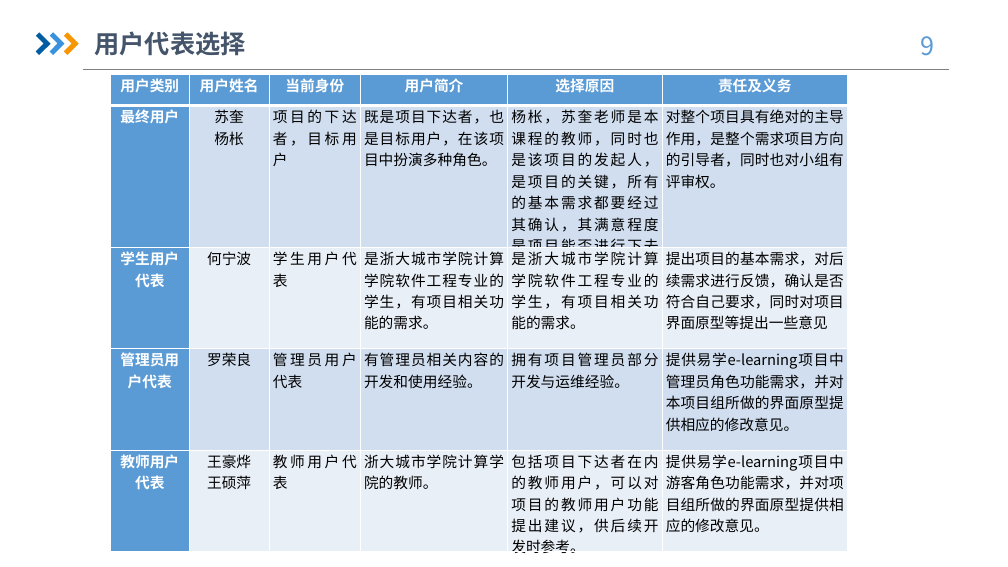
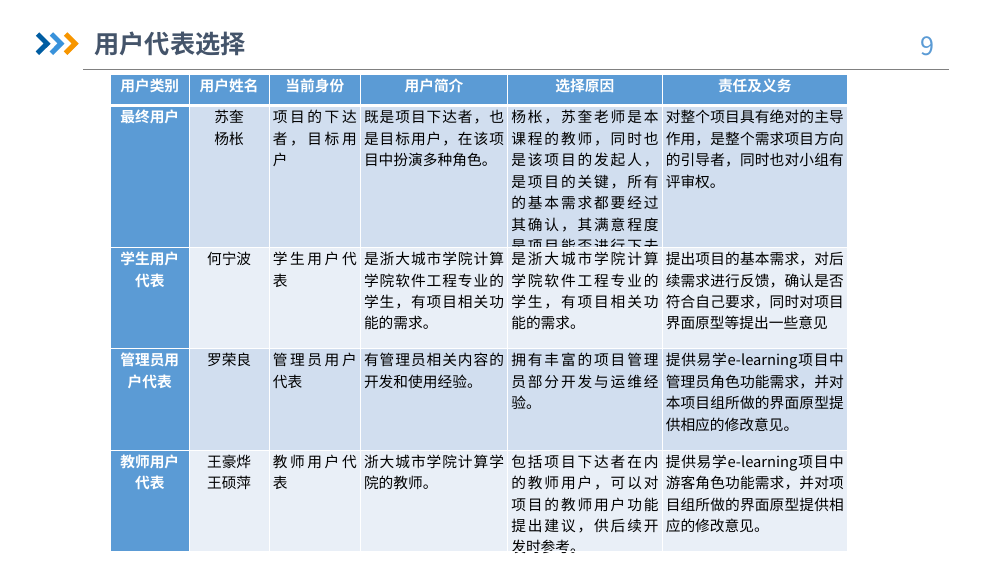
Before and after one commit to hhhdxd/Request, a slide deck: slide 9 of 软件需求规格说明书/软件需求规格说明书项目评审.pptx. Drawn at 1008x567 pixels with LibreOffice and Linux fonts; fonts in the diff are those of the drawing; background and template pictures are left out. Boxes give left, top, right and bottom in pixels: in the first picture for what was removed or moved away, otherwise in the second. Text is boxed around its words. In the diff, an @@ line names an element or a change of style, - is before the commit and + after.

```diff
--- a/软件需求规格说明书/软件需求规格说明书项目评审.pptx
+++ b/软件需求规格说明书/软件需求规格说明书项目评审.pptx
@@ table at <box>110,75,848,557</box> @@
-row 4, column 5: 拥有项目管理员部分开发与运维经验。
+row 4, column 5: 拥有丰富的项目管理员部分开发与运维经验。
```
Also in this commit, not shown: 4 other slides changed, 1 slide added, 7 other files.
